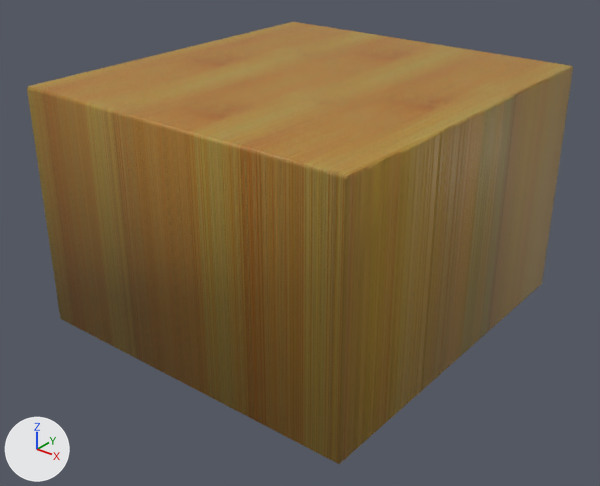
Renders of the Blender file blender/SabakiThemes.blend from each side of a commit.
Both versions are drawn from a camera (50 mm lens) standing at (0.568, -0.731, 0.239) and looking at (0.005, -0.028, -0.197). The axes (+X, +Y, +Z) are drawn at lower left. The lights are the same throughout.

In view in the first picture: 'Bamboo Board Visible'.
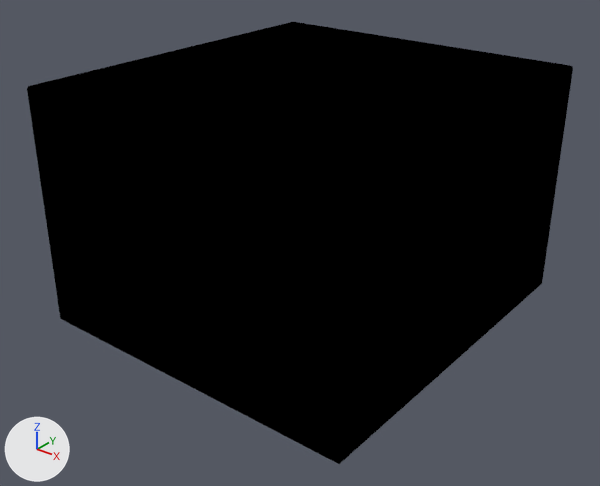
Changed parts and their boxes [x1, y1, x2, y2] in the pictures (600 x 486 px):
'Bamboo Board Visible', recoloured (brown to black): [27, 22, 573, 464] in both

The change, as a list of edits to the scene's bpy script:
```text
Add mat_bamboo_board_holdout:
    mat_bamboo_board_holdout = bpy.data.materials.new('Bamboo Board Holdout')
    # nodes: Group, Holdout, LightPath, MixShader, OutputMaterial
Change ob_bamboo_board_visible:
    remove ob_bamboo_board_visible.material_slots[0].link = 'OBJECT'; ob_bamboo_board_visible.material_slots[0].material = mat_bamboo_board_visible
    add ob_bamboo_board_visible.material_slots[0].link = 'OBJECT'; ob_bamboo_board_visible.material_slots[0].material = mat_bamboo_board_holdout
```
